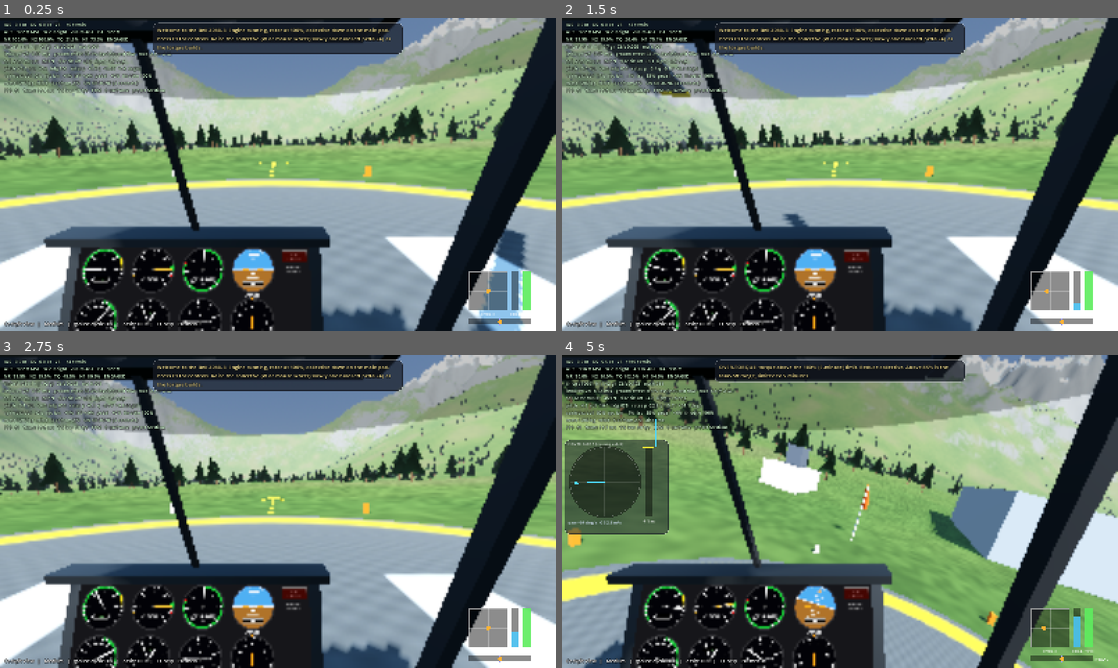
Above: before the commit, frames 1-4 (two rows, left to right).
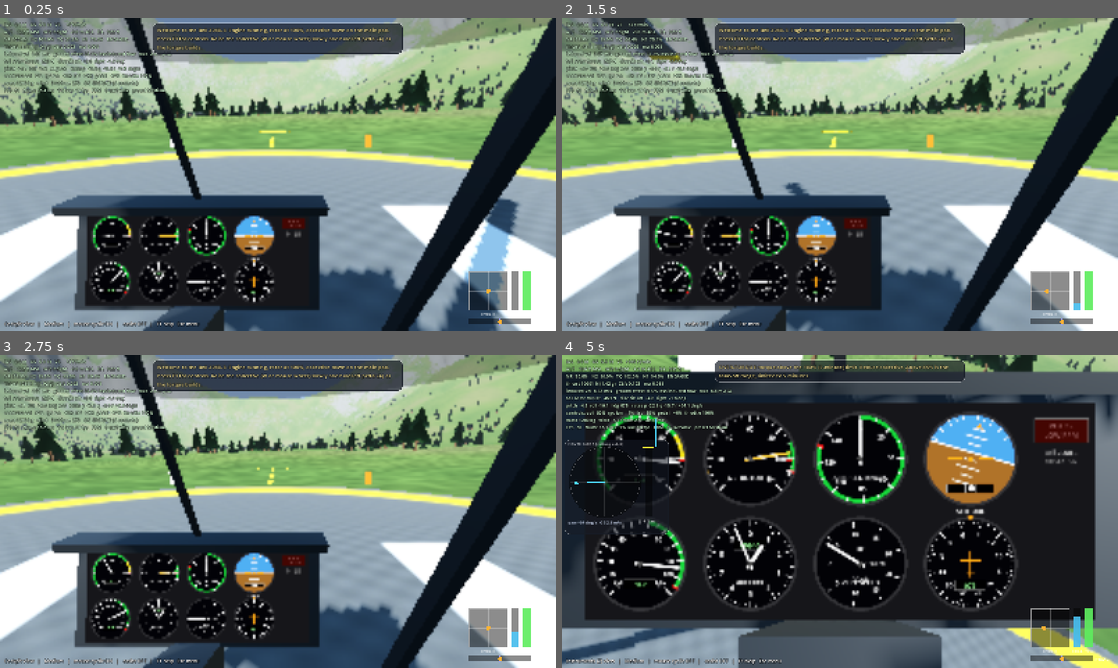
Above: after the commit, the same moments.

Repository: Badr-Hammani/ab206-realsim
Game: Godot game, scene res://scenes/main.tscn
The game is run twice, just before and just after one commit, with the same random seed, the same clock (stepped at 60 frames per second) and the same inputs.
Inputs (mouse positions are in pixels of both pictures, inside the frame that each line leads up to):
- Up to frame 1 (0.25 s): no input
- Up to frame 2 (1.5 s): tap Enter at 0.5 s; move the mouse to (867, 174) at 0.52 s; hold W (collective_up) from 0.53 s (still down); tap Z at 0.6 s; tap C at 0.8, 1.35 s; move the mouse to (812, 174) at 1.27 s
- Up to frame 3 (2.75 s): keep holding W (collective_up); tap Z at 1.55 s; move the mouse to (289, 505) at 2.02 s; hold X (cyclic_center) from 2.03 s (still down); tap C at 2.3 s
- Up to frame 4 (5 s): keep holding W (collective_up); move the mouse to (834, 517) at 2.77 s; release X (cyclic_center) at 2.78 s; tap F (throttle_close) at 2.85 s; tap Z at 3.05, 4.55 s; move the mouse to (878, 514) at 3.52 s; hold R (throttle_open) 3.53-4.28 s; tap C at 3.8 s; move the mouse to (795, 508) at 4.27 s; tap M (toggle_mouse_cyclic) at 4.35 s

The runs differ from the first frame. In frame 1, 72% of the frame differs, in the area x 0-100%, y 0-100%; in frame 2, 70%; in frame 3, 70%; in frame 4, 87%.

Commit message:
Cockpit view shows the whole instrument panel; Z = instrument view
Default head pitch -16 deg so all eight gauges sit above the status line at
any window size, and Z leans the head in square to the panel and zooms so the
panel fills the screen (Z, C or looking around goes back).

Co-Authored-By: Claude Opus 5.5 <noreply@anthropic.com>
Claude-Session: https://claude.ai/code/session_01U4QPHAo1R1PMACUjBC7CTH

Diff:
--- a/scripts/core/camera_rig.gd
+++ b/scripts/core/camera_rig.gd
@@ -1,13 +1,30 @@
 extends Node3D
 ## Cockpit, chase and free cameras. Hold the RIGHT mouse button to look around
 ## (the mouse controls the cyclic otherwise). Free camera: I/J/K/L move, U/O down/up.
+## Z = instrument view: the pilot's head turns down to the panel and the view zooms
+## so every gauge fills the screen (works at any window size); Z again (or C, or
+## looking around) goes back to the outside view.
 
 enum Mode { COCKPIT, CHASE, FREE }
 
 var cam: Camera3D
 var mode := Mode.COCKPIT
 var look_yaw := 0.0
-var look_pitch := -8.0
+## Default head pitch in the cockpit. With the 72 deg vertical field of view this
+## puts the whole instrument panel (bottom edge ~47 deg below the eye line) on screen
+## with a margin above the status line, and still leaves ~30 % of the screen above
+## the horizon for hover references. The vertical FOV is fixed, so this holds for
+## any window size or aspect ratio.
+const DEFAULT_PITCH := -16.0
+const COCKPIT_FOV := 72.0
+## Instrument panel face in the helicopter body frame (must match heli_model.gd).
+const PANEL_CENTER := Vector3(0.0, 0.0, -1.965)
+const PANEL_SIZE := Vector2(1.05, 0.44)
+const PANEL_TILT_DEG := -18.0
+var look_pitch := DEFAULT_PITCH
+const FOCUS_FOV := 40.0
+var panel_focus := false
+var _focus_t := 0.0
 var chase_yaw := 0.0
 var chase_pitch := -12.0
 var chase_dist := 16.0
@@ -26,6 +43,8 @@
 	cam.make_current()
 
 func mode_name() -> String:
+	if mode == Mode.COCKPIT and panel_focus:
+		return "Instruments (Z)"
 	return ["Cockpit", "Chase", "Free"][mode]
 
 func cycle() -> void:
@@ -35,10 +54,35 @@
 		free_yaw = cam.global_rotation.y
 		free_pitch = cam.global_rotation.x
 
+func toggle_panel_focus() -> void:
+	if mode != Mode.COCKPIT:
+		mode = Mode.COCKPIT
+		panel_focus = true
+	else:
+		panel_focus = not panel_focus
+
+## Instrument view: the head leans in square to the panel face (like a pilot leaning
+## forward to read a gauge) so the gauges are not skewed by the right-seat angle,
+## at the distance where the whole panel fits the window with a small margin.
+## Returns [yaw_deg, pitch_deg, vertical_fov_deg, eye_position_body].
+func panel_focus_view(aspect: float) -> Array:
+	var tilt := Basis.from_euler(Vector3(deg_to_rad(PANEL_TILT_DEG), 0.0, 0.0))
+	var normal := tilt * Vector3(0, 0, 1)            # points up and aft, towards the pilot
+	var t := tan(deg_to_rad(FOCUS_FOV * 0.5))
+	var dist := maxf(PANEL_SIZE.y * 0.5 / t, PANEL_SIZE.x * 0.5 / (t * maxf(aspect, 0.5))) * 1.08
+	return [0.0, PANEL_TILT_DEG, FOCUS_FOV, PANEL_CENTER + normal * dist]
+
 func mouse_look(rel: Vector2) -> void:
 	var k := 0.15
 	match mode:
 		Mode.COCKPIT:
+			if panel_focus:
+				# looking around leaves the instrument view from where the head is now
+				var f := panel_focus_view(_aspect())
+				var s := _ease(_focus_t)
+				look_yaw = lerpf(look_yaw, f[0], s)
+				look_pitch = lerpf(look_pitch, f[1], s)
+				panel_focus = false   # the zoom eases back out from here
 			look_yaw = clampf(look_yaw - rel.x * k, -150.0, 150.0)
 			look_pitch = clampf(look_pitch - rel.y * k, -70.0, 60.0)
 		Mode.CHASE:
@@ -50,17 +94,42 @@
 
 func recenter() -> void:
 	look_yaw = 0.0
-	look_pitch = -8.0
+	look_pitch = DEFAULT_PITCH
+	panel_focus = false
 	chase_yaw = 0.0
 	chase_pitch = -12.0
 
+func _aspect() -> float:
+	var sz := cam.get_viewport().get_visible_rect().size if cam.is_inside_tree() else Vector2(16, 9)
+	return sz.x / maxf(sz.y, 1.0)
+
+static func _ease(t: float) -> float:
+	return t * t * (3.0 - 2.0 * t)
+
 func update_camera(heli_xform: Transform3D, dt: float) -> void:
+	if mode != Mode.COCKPIT:
+		panel_focus = false
+		_focus_t = 0.0
 	match mode:
 		Mode.COCKPIT:
 			cam.near = 0.05
-			cam.fov = 72.0
-			var b := heli_xform.basis * Basis.from_euler(Vector3(deg_to_rad(look_pitch), deg_to_rad(look_yaw), 0.0), EULER_ORDER_YXZ)
-			cam.global_transform = Transform3D(b, heli_xform * eye)
+			# instrument view blend (about 0.35 s each way, real time so it works when paused)
+			var rdt := dt / maxf(Engine.time_scale, 0.01)
+			_focus_t = move_toward(_focus_t, 1.0 if panel_focus else 0.0, rdt * 3.0)
+			var yaw := look_yaw
+			var pitch := look_pitch
+			var fov := COCKPIT_FOV
+			var head := eye
+			if _focus_t > 0.0:
+				var f := panel_focus_view(_aspect())
+				var s := _ease(_focus_t)
+				yaw = lerpf(look_yaw, f[0], s)
+				pitch = lerpf(look_pitch, f[1], s)
+				fov = lerpf(COCKPIT_FOV, f[2], s)
+				head = eye.lerp(f[3], s)
+			cam.fov = fov
+			var b := heli_xform.basis * Basis.from_euler(Vector3(deg_to_rad(pitch), deg_to_rad(yaw), 0.0), EULER_ORDER_YXZ)
+			cam.global_transform = Transform3D(b, heli_xform * head)
 		Mode.CHASE:
 			cam.near = 0.2
 			cam.fov = 65.0
--- a/scripts/main.gd
+++ b/scripts/main.gd
@@ -350,6 +350,8 @@
 			cam_rig.cycle()
 		KEY_C:
 			cam_rig.recenter()
+		KEY_Z:
+			cam_rig.toggle_panel_focus()
 		KEY_H:
 			set_assist((assist.level + 1) % 4)
 		KEY_G:
@@ -382,7 +384,7 @@
 
 func _autoshot_step() -> void:
 	_auto_frames += 1
-	var plan := {60: "pad_cockpit", 61: "", 120: "pad_chase", 1 …(298 unchanged characters)… _2m_left_high", 960: "mentor_handover", 970: "quit"}
+	var plan := {60: "pad_cockpit", 61: "", 120: "pad_chase", 1 …(298 unchanged characters)… _2m_left_high", 960: "mentor_handover", 1000: "panel_default", 1040: "panel_focus", 1080: "panel_focus_hover", 1090: "quit"}
 	match _auto_frames:
 		1:
 			hud.show_telemetry = true
@@ -444,6 +446,16 @@
 			lessons.mentor_axes = "all"
 			lessons.start("h_mentor")
 			show_guide = true
+		970:
+			lessons.stop()
+			reset_on_pad()
+			cam_rig.mode = cam_rig.Mode.COCKPIT
+			cam_rig.recenter()
+			show_guide = false
+		1001:
+			cam_rig.toggle_panel_focus()
+		1050:
+			reset_hover()
 		770:
 			var pad: Vector3 = world.terrain.pads["Main helipad"]["pos"]
 			_place(pad + Vector3(-2.0, 1.6 + fdm.cg_height, 0.0), 0.0, 0.0)
--- a/scripts/ui/hud.gd
+++ b/scripts/ui/hud.gd
@@ -17,6 +17,7 @@
 	]],
 	["View and sim", [
 		["V", "Cockpit / chase / free camera   right mouse = look around   C recentre"],
+		["Z", "Instrument view: look down and zoom onto the panel (Z again = look outside)"],
 		["Tab", "2D instrument panel     I J K L U O move free camera"],
 		["Esc", "Menu: lessons, aircraft, weather, settings     P pause"],
 		["F2  F3  F4  F5", "Reset on pad / hover 5 m / cruise 80 kt / autorotation at 2,500 ft"],
